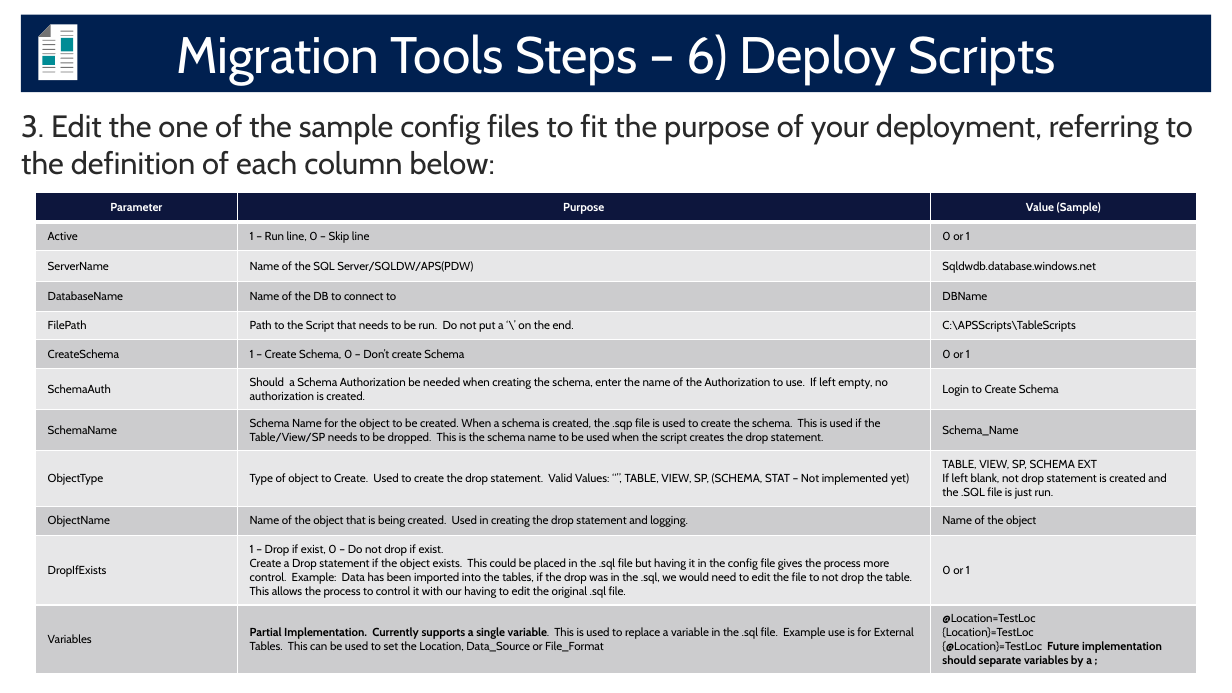
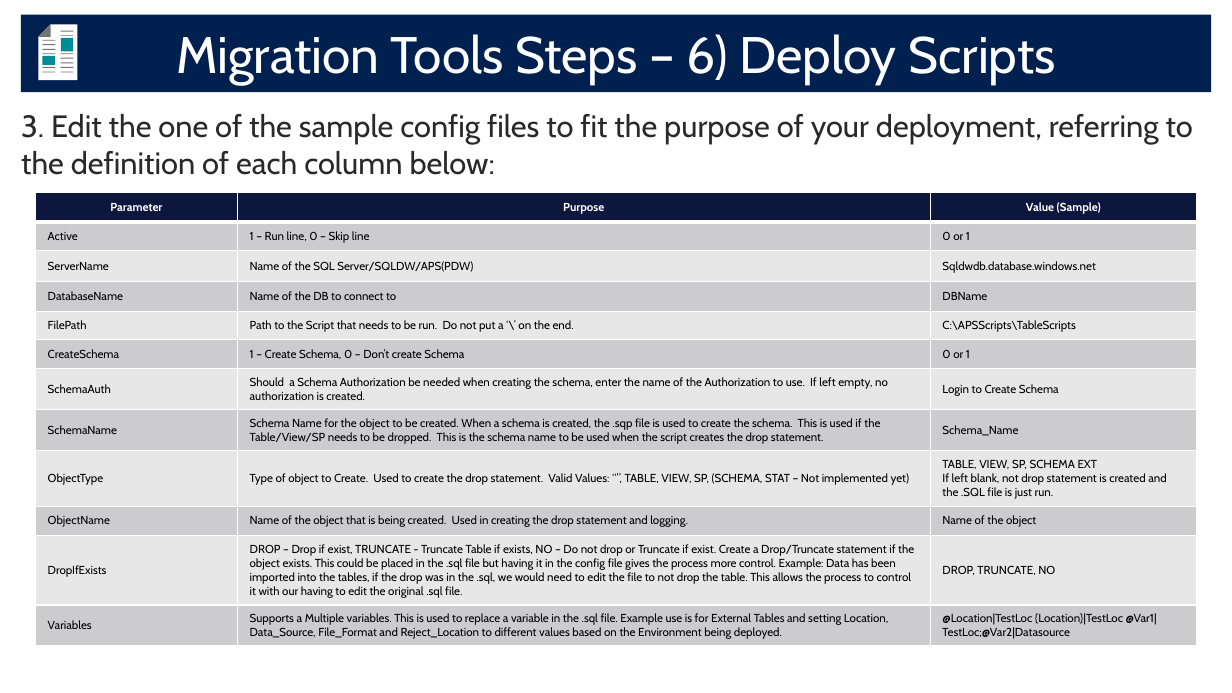
Before and after one commit to microsoft/AzureDWScriptsandUtilities, a slide deck: slide 72 of APS to SQL DW Migration - Schema and Data Migration with PolyBase/APS2SQLDW_Migration.pptx. Drawn at 1232x693 pixels with LibreOffice and Linux fonts; fonts in the diff are those of the drawing; background and template pictures are left out. Boxes give left, top, right and bottom in pixels: in the first picture for what was removed or moved away, otherwise in the second. Text is boxed around its words. In the diff, an @@ line names an element or a change of style, - is before the commit and + after.

Commit message:
Updated Step 1 and Step 6 based on update in code

```diff
--- a/APS to SQL DW Migration - Schema and Data Migration with PolyBase/APS2SQLDW_Migration.pptx
+++ b/APS to SQL DW Migration - Schema and Data Migration with PolyBase/APS2SQLDW_Migration.pptx
@@ table at box(35, 192, 1197, 645) @@
-row 11, column 2: 1 – Drop if exist, 0 – Do not drop if exist. / Create a Drop statement if the object exists. This could be placed in the .sql file but having it in the config file gives the process more control. Example: Data has been imported into the tables, if the drop was in the .sql, we would need to edit the file to not drop the table. This allows the process to control it with our having to edit the original .sql file.
+row 11, column 2: DROP – Drop if exist, TRUNCATE - Truncate Table if exists, NO – Do not drop or Truncate if exist. Create a Drop/Truncate statement if the object exists. This could be placed in the .sql file but having it in the config file gives the process more control. Example: Data has been imported into the tables, if the drop was in the .sql, we would need to edit the file to not drop the table. This allows the process to control it with our having to edit the original .sql file.
-row 11, column 3: 0 or 1
+row 11, column 3: DROP, TRUNCATE, NO
-row 12, column 2: Partial Implementation. Currently supports a single variable. This is used to replace a variable in the .sql file. Example use is for External Tables. This can be used to set the Location, Data_Source or File_Format
+row 12, column 2: Supports a Multiple variables. This is used to replace a variable in the .sql file. Example use is for External Tables and setting Location, Data_Source, File_Format and Reject_Location to different values based on the Environment being deployed.
-row 12, column 3: @Location=TestLoc / {Location}=TestLoc / {@Location}=TestLoc Future implementation should separate variables by a ;
+row 12, column 3: @Location|TestLoc {Location}|TestLoc @Var1|TestLoc;@Var2|Datasource
```
Also in this commit, not shown: 11 other slides changed, 1 slide added, 1 slide removed.
